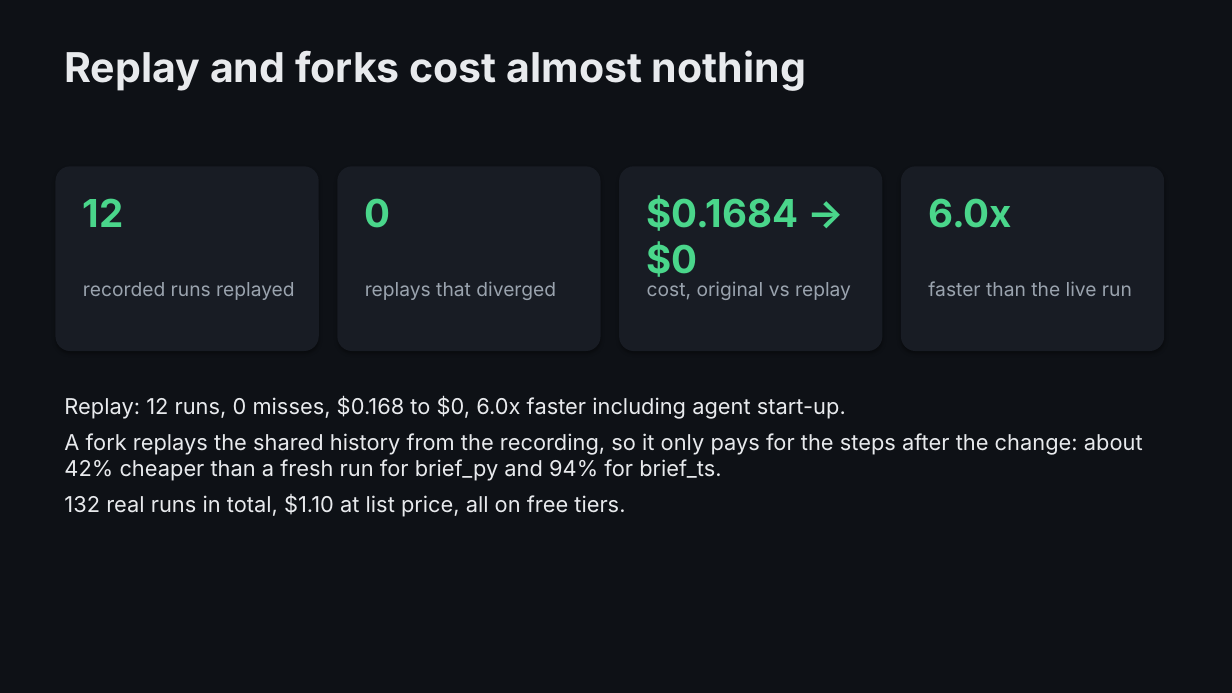
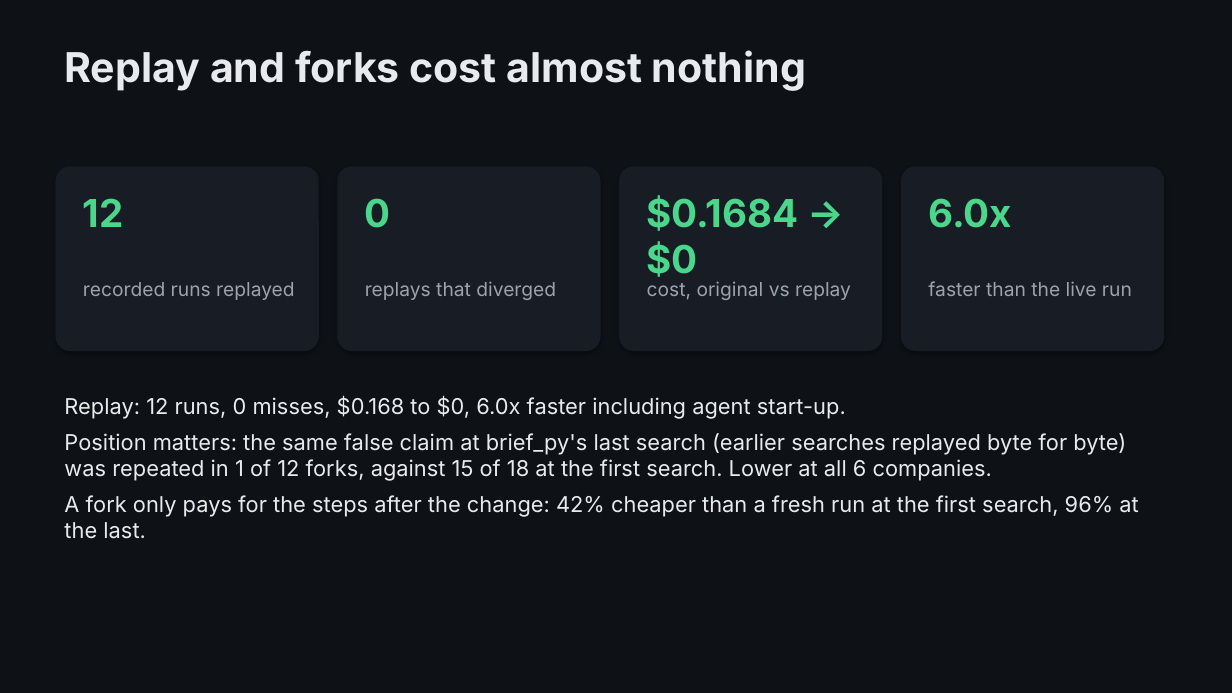
Before and after one commit to YASASWIP012/rewind, a slide deck: slide 6 of docs/Rewind.pptx. Drawn at 1232x693 pixels with LibreOffice and Linux fonts; fonts in the diff are those of the drawing. Boxes give left, top, right and bottom in pixels: in the first picture for what was removed or moved away, otherwise in the second. Text is boxed around its words. In the diff, an @@ line names an element or a change of style, - is before the commit and + after.

Commit message:
Deck: late-step fork result

```diff
--- a/docs/Rewind.pptx
+++ b/docs/Rewind.pptx
@@ text at (64,433,1138,539): text changed @@
-A fork replays the shared history from the recording, so it only pays for the steps after the change: about 42% cheaper than a fresh run for brief_py and 94% for brief_ts.
-132 real runs in total, $1.10 at list price, all on free tiers.
+Position matters: the same false claim at brief_py's last search (earlier searches replayed byte for byte) was repeated in 1 of 12 forks, against 15 of 18 at the first search. Lower at all 6 companies.
+A fork only pays for the steps after the change: 42% cheaper than a fresh run at the first search, 96% at the last.
```
Also in this commit, not shown: 1 other file.
